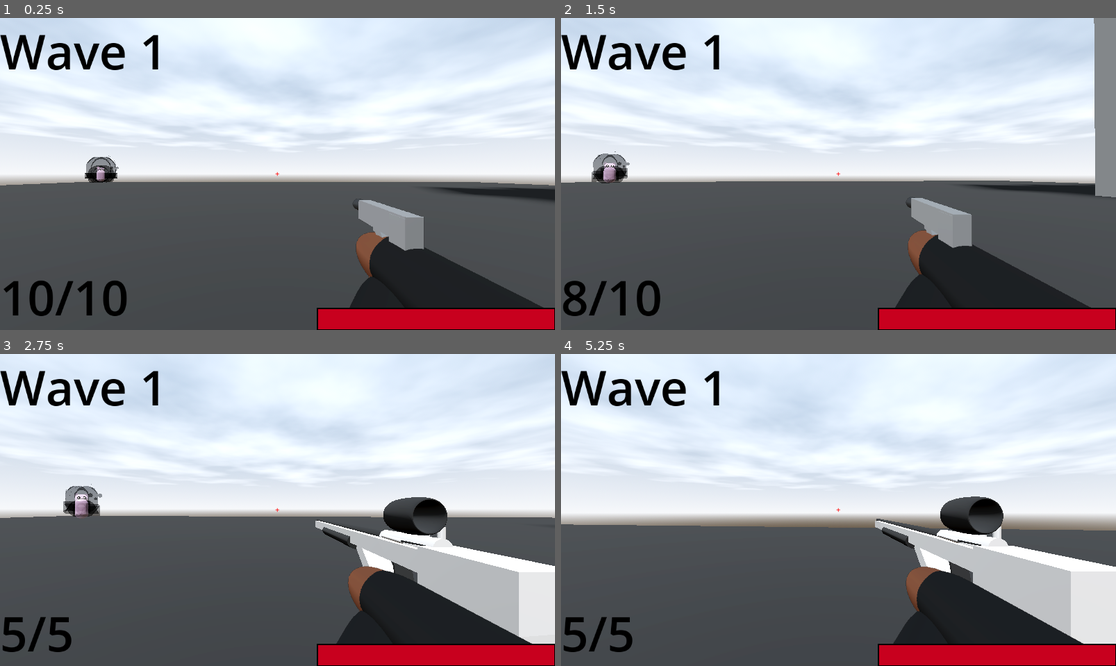
Above: before the commit, frames 1-4 (two rows, left to right).
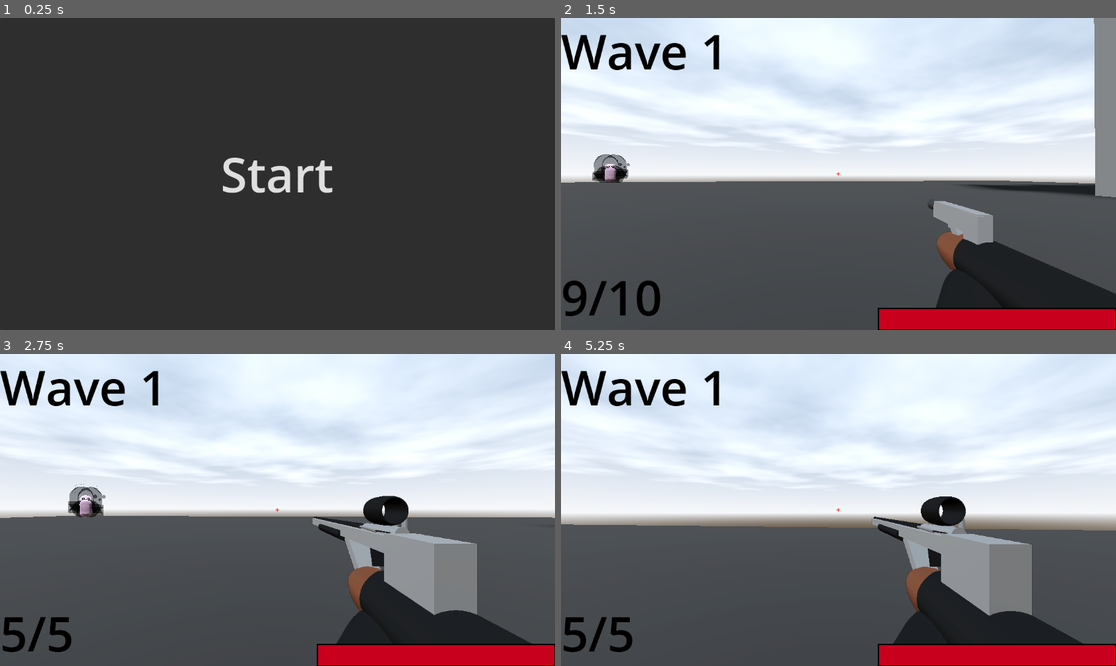
Above: after the commit, the same moments.

Repository: DylanFrenzy/The-Trials-and-Tribulations-of-Tim-Cheese
Game: Godot game, scene res://scenes/hud/start_screen.tscn
Same seed, same stepped clock (60 frames per second), same inputs: the game is played once before the commit and once after it. Before the commit the project starts from res://scenes/main.tscn.
Inputs (mouse positions are in pixels of both pictures, inside the frame that each line leads up to):
- Up to frame 1 (0.25 s): no input
- Up to frame 2 (1.5 s): click (838, 174) at 0.5 s, where only the run after the commit has a clickable "Start"; move the mouse to (866, 174) at 1.27 s; press the mouse at (866, 174) at 1.28 s; hold W (move_forward) from 1.28 s (still down)
- Up to frame 3 (2.75 s): keep holding W (move_forward); tap Space (jump) at 1.52, 2.27 s; move the mouse to (249, 510) at 2.02 s; release the mouse at (249, 510) at 2.03 s; tap Mouse wheel down (swap_weapon_down) at 2.1 s
- Up to frame 4 (5.25 s): keep holding W (move_forward); move the mouse to (849, 503) at 2.77 s; hold Mouse wheel up (swap_weapon_up) 2.78-3.53 s; move the mouse to (832, 516) at 3.52 s; right-click (832, 516) at 3.6 s; tap Space (jump) at 3.77, 4.52 s; move the mouse to (877, 513) at 4.27 s; press the mouse at (877, 513) at 4.28 s; move the mouse to (794, 506) at 5.02 s; release the mouse at (794, 506) at 5.03 s; tap Mouse wheel down (swap_weapon_down) at 5.1 s

The runs differ from the first frame. In frame 1, 95% of the frame differs, in the area x 0-100%, y 0-100%; in frame 2, 4.7%; in frame 3, 9.9%; in frame 4, 9.9%.
Error in both runs: Attempt to call function 'play' in base 'null instance' on a null instance. (res://scripts/character_body_3d.gd:37)

Commit message:
fixed sniper jitter

Diff:
--- a/3d-project/assets/guns/pistol.tscn
+++ b/3d-project/assets/guns/pistol.tscn
@@ -476,18 +476,18 @@
 }
 
 [node name="Pistol" type="Node3D"]
-transform = Transform3D(1, 0, 0, 0, 1, 0, 0, 0, 1, 0.204037, -0.0969836, -0.170399)
+transform = Transform3D(-3.61999e-06, 0, -1, 0, 1, 0, 1, 0, -3.61999e-06, 0.204037, -0.0969836, -0.170399)
 script = ExtResource("1_otpoe")
 
 [node name="Model" type="Node3D" parent="."]
-transform = Transform3D(-4.37114e-09, 0, -0.1, 0, 0.1, 0, 0.1, 0, -4.37114e-09, 0, 0.0516227, -0.0773751)
+transform = Transform3D(0.1, 0, 0, 0, 0.1, 0, 0, 0, 0.1, -0.155805, 0.0348366, -0.0934098)
 
 [node name="CSGBox3D" type="CSGBox3D" parent="Model"]
 layers = 2
 size = Vector3(0.479492, 1, 0.305176)
 
 [node name="CSGBox3D" type="CSGBox3D" parent="Model/CSGBox3D"]
-transform = Transform3D(0.0181918, -0.999821, -0.00523139, 0.99983, 0.0181761, 0.00304197, -0.00294634, -0.00528584, 0.999982, -0.729308, 0.308642, -0.0104157)
+transform = Transform3D(0.0181918, -0.999821, -0.00523139, 0.99983, 0.018176, 0.00304197, -0.00294634, -0.00528584, 0.999982, -0.729308, 0.308642, -0.0104157)
 layers = 2
 size = Vector3(0.479492, 1.90918, 0.305176)
 material = ExtResource("2_gcsm0")
@@ -519,7 +519,7 @@
 material = SubResource("StandardMaterial3D_78vgs")
 
 [node name="Arms" parent="." instance=ExtResource("6_r4p01")]
-transform = Transform3D(-4.37114e-09, 0, -0.1, 0, 0.1, 0, 0.1, 0, -4.37114e-09, 0, 0, 0)
+transform = Transform3D(0.1, 0, 0, 0, 0.1, 0, 0, 0, 0.1, -0.062601, -0.0202492, -0.098883)
 
 [node name="AudioStreamPlayer3D2" type="AudioStreamPlayer3D" parent="."]
 stream = ExtResource("7_polch")
@@ -534,7 +534,6 @@
 stream = ExtResource("10_a643e")
 
 [node name="AudioStreamPlayer3D6" parent="." instance=ExtResource("11_5mj8n")]
-transform = Transform3D(1, 0, 0, 0, 1, 0, 0, 0, 1, 0, 0, 0.086)
 
 [node name="AnimationPlayer" type="AnimationPlayer" parent="."]
 root_node = NodePath("../Model")
@@ -544,5 +543,5 @@
 }
 
 [node name="muzzle_flash" parent="." instance=ExtResource("4_yfxtk")]
-transform = Transform3D(1, 0, 0, 0, 1, 0, 0, 0, 1, -0.0225937, 0.0598418, -0.838093)
+transform = Transform3D(1, 0, 0, 0, 1, 0, 0, 0, 1, -0.664446, 0.0688046, -0.0943547)
 amount = 8
--- a/3d-project/assets/guns/sniper_rifle.tscn
+++ b/3d-project/assets/guns/sniper_rifle.tscn
@@ -27,83 +27,105 @@
 script = ExtResource("1_7glw2")
 
 [node name="Model" type="Node3D" parent="."]
-transform = Transform3D(0.569802, 0, 0, 0, 0.569802, 0, 0, 0, 0.569802, -0.121647, 0.104446, -0.0225214)
+transform = Transform3D(0.569802, 0, 0, 0, 0.569802, 0, 0, 0, 0.569802, -0.121647, 0.111795, -0.0225214)
 
 [node name="MeshInstance3D" type="MeshInstance3D" parent="Model"]
 transform = Transform3D(-0.0836861, 0, 0, 0, 0.0537959, 0, 0, 0, 1.27557, 0.222263, -0.00124715, -0.729579)
+layers = 2
 mesh = SubResource("BoxMesh_0ulyt")
-skeleton = NodePath("../..")
+skeleton = NodePath("")
 
 [node name="MeshInstance3D2" type="MeshInstance3D" parent="Model"]
 transform = Transform3D(-0.0877708, 0, 5.68434e-14, 0, 0.257999, 0, 0, 0, 0.196175, 0.222263, -0.0945606, 0.00655954)
+layers = 2
 mesh = SubResource("BoxMesh_0ulyt")
-skeleton = NodePath("../..")
+skeleton = NodePath("")
 
 [node name="MeshInstance3D3" type="MeshInstance3D" parent="Model"]
 transform = Transform3D(-0.0376059, -1.76164e-13, 1.17405e-14, 0, -2.99493e-08, 0.0405182, 0, -0.685161, -1.77111e-09, 0.223901, 0.0264987, -0.786331)
+layers = 2
 material_override = ExtResource("2_egkls")
 mesh = SubResource("CylinderMesh_0b44t")
-skeleton = NodePath("../..")
+skeleton = NodePath("")
 
 [node name="bolt" type="MeshInstance3D" parent="Model"]
 transform = Transform3D(-0.047, -1.0315e-08, 5.83605e-11, 0, 0.00157546, 0.0499955, -4.10887e-09, 0.117989, -0.000667566, 0.223901, 0.0264987, -0.19297)
+layers = 2
 mesh = SubResource("CylinderMesh_f3m7i")
-skeleton = NodePath("../..")
+skeleton = NodePath("")
 surface_material_override/0 = ExtResource("3_4xaku")
 
 [node name="bolt_handle" type="MeshInstance3D" parent="Model"]
 transform = Transform3D(0.000883528, -0.0304033, 0.00384137, -0.00163598, 0.00873608, 0.0128403, -0.0125303, -0.00328436, -0.00140559, 0.17673, 0.0376748, -0.187303)
+layers = 2
 mesh = SubResource("CylinderMesh_0b44t")
-skeleton = NodePath("../..")
+skeleton = NodePath("")
 surface_material_override/0 = ExtResource("3_4xaku")
 
 [node name="MeshInstance3D6" type="MeshInstance3D" parent="Model"]
 transform = Transform3D(0.00470659, 0.00294176, 0.00144183, -0.00136363, 0.000718083, 0.00501631, -0.000298478, 0.0431065, -0.00018196, 0.199315, 0.0328967, -0.138988)
+layers = 2
 material_override = ExtResource("2_egkls")
 mesh = SubResource("CylinderMesh_0b44t")
-skeleton = NodePath("../..")
+skeleton = NodePath("")
 surface_material_override/0 = ExtResource("3_4xaku")
 
 [node name="MeshInstance3D7" type="MeshInstance3D" parent="Model"]
 transform = Transform3D(0.0932896, 8.88678e-14, 0, 0, -1.08769e-08, 0.0679092, 3.3317e-14, -0.248836, -2.9684e-09, 0.214674, -0.0237324, -0.777587)
+layers = 2
 material_override = ExtResource("2_egkls")
 mesh = SubResource("CylinderMesh_u8fuk")
+skeleton = NodePath("")
 
 [node name="Mag" type="MeshInstance3D" parent="Model"]
 transform = Transform3D(-0.0355972, 0, 0, 0, 0.115795, 0, 0, 0, 0.159227, 0.218702, -0.198562, 0.0057812)
+layers = 2
 mesh = SubResource("BoxMesh_logem")
+skeleton = NodePath("")
 
 [node name="MeshInstance3D4" type="MeshInstance3D" parent="Model"]
 transform = Transform3D(0.0502265, 0, 0, 0, -1.74026e-08, -0.0502265, 0, 0.398126, -2.19547e-09, 0.22594, 0.101042, -0.184115)
+layers = 2
 material_override = ExtResource("2_egkls")
 mesh = SubResource("TorusMesh_scx75")
+skeleton = NodePath("")
 
 [node name="MeshInstance3D5" type="MeshInstance3D" parent="Model"]
 transform = Transform3D(0.0171841, 0, 0, 0, 0.0386572, 0, 0, 0, 0.0171841, 0.262546, 0.0371669, -0.128511)
+layers = 2
 mesh = SubResource("CylinderMesh_tprpu")
+skeleton = NodePath("")
 
 [node name="MeshInstance3D8" type="MeshInstance3D" parent="Model"]
 transform = Transform3D(0.0171841, 0, 0, 0, 0.0386572, 0, 0, 0, 0.0171841, 0.262546, 0.0401204, -0.178596)
+layers = 2
 mesh = SubResource("CylinderMesh_tprpu")
+skeleton = NodePath("")
 
 [node name="MeshInstance3D9" type="MeshInstance3D" parent="Model"]
 transform = Transform3D(0.0171841, 0, 0, 0, 0.0386572, 0, 0, 0, 0.0171841, 0.262546, 0.0378029, -0.234188)
+layers = 2
 mesh = SubResource("CylinderMesh_tprpu")
+skeleton = NodePath("")
 
 [node name="MeshInstance3D10" type="MeshInstance3D" parent="Model"]
 transform = Transform3D(-0.0853378, 0, 0, 0, 0.141663, -0.0340628, 0, -0.16446, -0.0293411, 0.224412, -0.0923647, -0.366313)
+layers = 2
 mesh = SubResource("BoxMesh_aov3x")
+skeleton = NodePath("")
 
 [node name="MeshInstance3D11" type="MeshInstance3D" parent="Model"]
 transform = Transform3D(-0.0853378, 0, 0, 0, -0.00473895, -0.0449468, 0, -0.21701, 0.000981526, 0.224412, -0.156931, -0.19117)
+layers = 2
 mesh = SubResource("BoxMesh_aov3x")
-skeleton = NodePath("../..")
+skeleton = NodePath("")
 
 [node name="MeshInstance3D12" type="MeshInstance3D" parent="Model"]
 transform = Transform3D(-0.0506665, 0, 0, 0, 0.122155, 0.00199292, 0, -0.0356073, 0.00683695, 0.224412, -0.0379331, -0.225857)
+layers = 2
 material_override = ExtResource("2_egkls")
 mesh = SubResource("BoxMesh_aov3x")
-skeleton = NodePath("../..")
+skeleton = NodePath("")
 
 [node name="Arms" parent="." instance=ExtResource("4_joobf")]
 transform = Transform3D(-4.37114e-09, 0, -0.1, 0, 0.1, 0, 0.1, 0, -4.37114e-09, 0, 0, 0)
--- /dev/null
+++ b/3d-project/assets/node_3d.tscn
@@ -0,0 +1,12 @@
+[gd_scene load_steps=3 format=3 uid="uid://cuthprtehnn6"]
+
+[sub_resource type="BoxMesh" id="BoxMesh_2rqsv"]
+
+[sub_resource type="CylinderMesh" id="CylinderMesh_oftel"]
+
+[node name="Node3D" type="MeshInstance3D"]
+mesh = SubResource("BoxMesh_2rqsv")
+
+[node name="MeshInstance3D" type="MeshInstance3D" parent="."]
+transform = Transform3D(1, 0, 0, 0, -0.0165619, -0.999811, 0, 0.851712, -0.0194417, 0, 0, 1.11674)
+mesh = SubResource("CylinderMesh_oftel")
--- a/3d-project/project.godot
+++ b/3d-project/project.godot
@@ -11,7 +11,7 @@
 [application]
 
 config/name="3d project"
-run/main_scene="uid://cuuk4or1cjlmn"
+run/main_scene="uid://c3mcl7ou5l8jh"
 config/features=PackedStringArray("4.4", "Forward Plus")
 config/icon="res://icon.svg"
 
